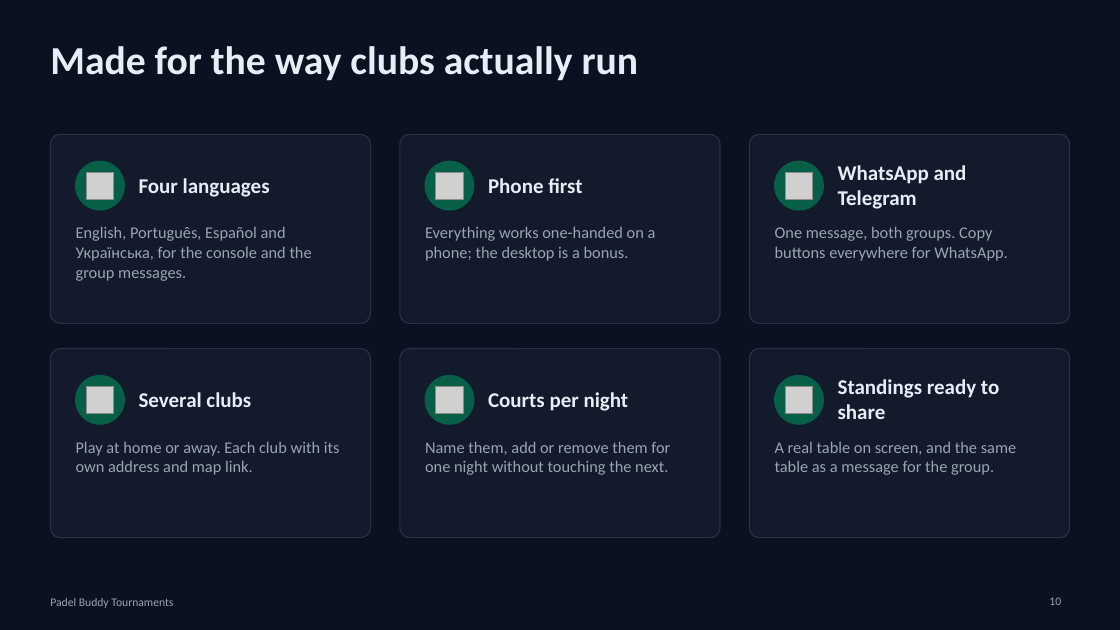
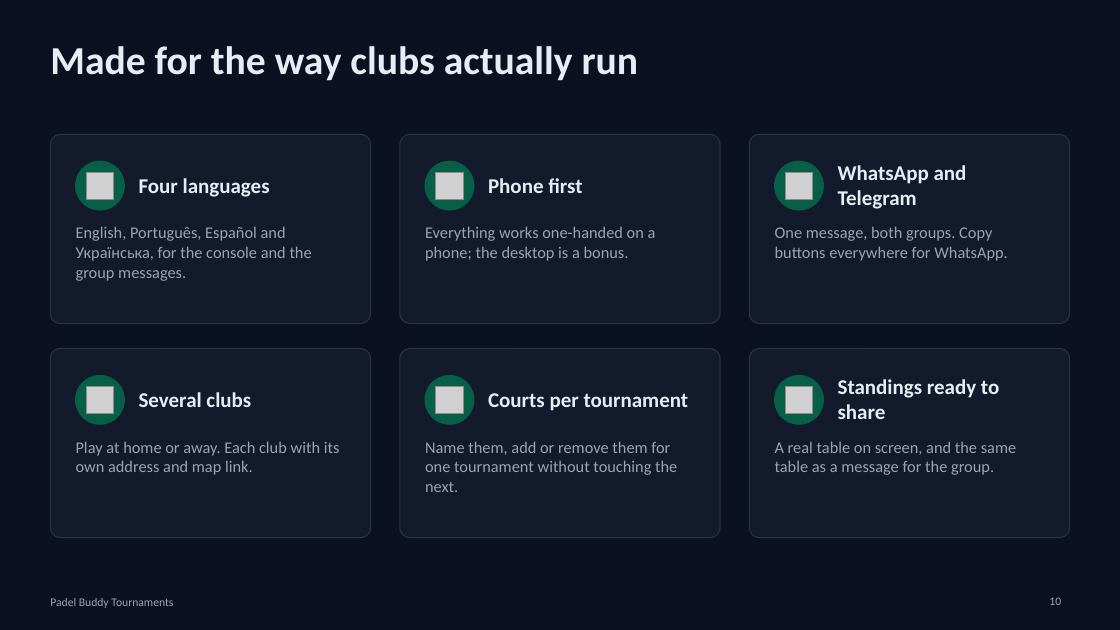
Before and after one commit to michaelengelandreasen/padel-buddy-tournament-planner, a slide deck: slide 10 of docs/deck/out/padel-buddy-for-organizers.pptx. Drawn at 1120x630 pixels with LibreOffice and Linux fonts; fonts in the diff are those of the drawing; grey boxes stand for pictures. Boxes give left, top, right and bottom in pixels: in the first picture for what was removed or moved away, otherwise in the second. Text is boxed around its words. In the diff, an @@ line names an element or a change of style, - is before the commit and + after.

```diff
--- a/docs/deck/out/padel-buddy-for-organizers.pptx
+++ b/docs/deck/out/padel-buddy-for-organizers.pptx
@@ text at (488,393,689,411): text changed @@
-Courts per night
+Courts per tournament
@@ text at (425,441,677,492): text changed @@
-Name them, add or remove them for one night without touching the next.
+Name them, add or remove them for one tournament without touching the next.
```
Also in this commit, not shown: 7 other slides changed, 3 other files.
